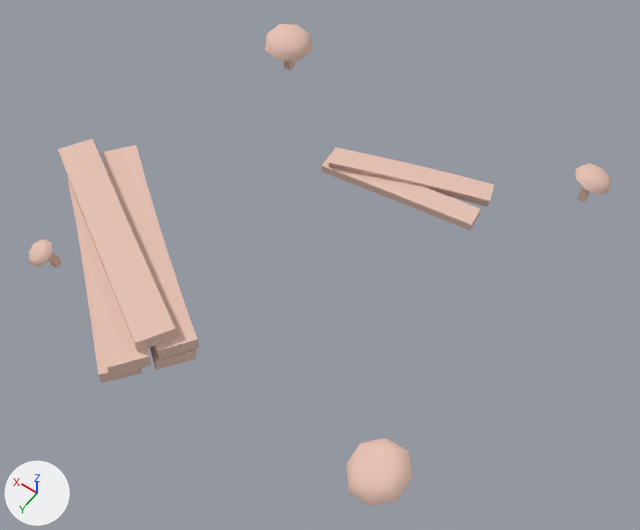
Renders of the glTF model Assets/Houses/House_Construction_2x2.glb from each side of a commit.
Camera for both pictures: a 50 mm lens placed at (-1.69, 2.45, 3.48), pointed at (-0.07, 0.18, -0.09). The axes (+X, +Y, +Z) are drawn at lower left. The lights are the same throughout. Where no turn or scale is listed for an object, it has been applied to the vertices. Vertices at the same position are counted once.

Before the edit, the objects in view are built like this:
```python
ob_cube_012 = bpy.data.objects.new('Cube.012', me_mesh)
ob_cube_012.location = (-0.996, -0.966, 0.151)
ob_cube_013 = bpy.data.objects.new('Cube.013', me_cube_035)
ob_cube_013.location = (0.988, 0.978, -0.04)
ob_cube_016 = bpy.data.objects.new('Cube.016', me_mesh_001)
ob_cube_016.location = (-0.969, 1.058, 0.174)
ob_cube_018 = bpy.data.objects.new('Cube.018', me_cube_029)
ob_cube_018.location = (1.192, 0.279, -0.021)
ob_cube_019 = bpy.data.objects.new('Cube.019', me_cube_001)
ob_cube_019.location = (1.314, 0.437, -0.021)
ob_cube_020 = bpy.data.objects.new('Cube.020', me_cube_002)
ob_cube_020.location = (1.192, 0.278, 0.057)
ob_cube_021 = bpy.data.objects.new('Cube.021', me_cube_003)
ob_cube_021.location = (1.296, 0.451, 0.057)
ob_cube_022 = bpy.data.objects.new('Cube.022', me_mesh_003)
ob_cube_022.location = (0.979, -0.964, 0.133)
ob_cube_022.rotation_euler = (-0.101, -0.0809, 0.255)  # degrees (-5.8, -4.6, 15)
ob_cube_022.scale = (0.183, 0.183, 0.183)
ob_cube_023 = bpy.data.objects.new('Cube.023', me_cube_004)
ob_cube_023.location = (1.338, 0.437, 0.136)
# also in view: 'Cube.024' at (-0.16, -0.42, 0.0); 'Cube.025' at (-0.16, -0.52, 0.02)
```
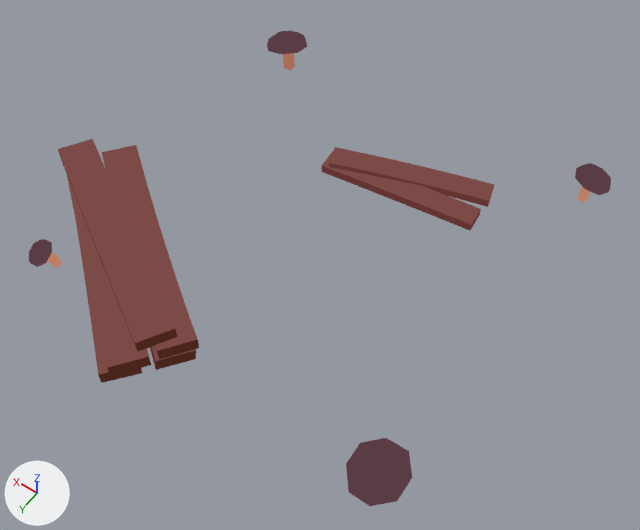
Boxes (x1, y1, x2, y2) around the edits, measured in the pictures (640 x 530 px):
'Cube.023', recoloured, surface changed (beige to brown)
    both: (58, 139, 177, 351)
'Cube.020', recoloured, surface changed (beige to brown)
    both: (102, 145, 199, 359)
'Cube.021', recoloured, surface changed (beige to brown)
    both: (67, 176, 151, 376)
'Cube.016', recoloured, surface changed (beige to brown)
    both: (346, 438, 412, 506)
'Cube.025', recoloured, surface changed (beige to brown)
    both: (329, 147, 494, 207)
'Cube.024', recoloured, surface changed (beige to brown)
    both: (322, 151, 481, 230)
'Cube.022', recoloured, surface changed, moved, turned, rescaled (beige to brown)
    before: (265, 24, 312, 61)
    after: (267, 31, 307, 54)
'Cube.019', recoloured (beige to brown)
    both: (75, 219, 142, 383)
'Cube.012', recoloured, surface changed (beige to brown)
    both: (575, 163, 611, 195)
'Cube.018', recoloured
    both: (150, 346, 196, 370)
'Cube.017', recoloured, surface changed (beige to brown)
    both: (29, 239, 52, 267)
'Cube.013', recoloured, surface changed
    both: (47, 253, 61, 268)

Patch to the scene script:
```diff
--- a/Assets/Houses/House_Construction_2x2.glb.py
+++ b/Assets/Houses/House_Construction_2x2.glb.py
@@ mat_eumlingmat @@
+mat_eumlingmat = bpy.data.materials.new('EumlingMat')
+# uses the picture img_eumlingpalette
@@ me_cube_029 @@
 me_cube_029.from_pydata(...)  # 44 vertices, 84 faces; spans x -1.133..0.058, y -0.074..0.865, z -0.036..0.036
-me_cube_029.materials.append(mat_clayhouse)  # beige #e7c3b4
+me_cube_029.materials.append(mat_eumlingmat)
@@ me_cube_001 @@
 me_cube_001.from_pydata(...)  # 44 vertices, 84 faces; spans x -1.098..0.057, y -0.074..0.902, z -0.036..0.036
-me_cube_001.materials.append(mat_clayhouse)  # beige #e7c3b4
+me_cube_001.materials.append(mat_eumlingmat)
@@ me_cube_002 @@
 me_cube_002.from_pydata(...)  # 44 vertices, 84 faces; spans x -1.141..0.057, y -0.075..0.844, z -0.036..0.036
-me_cube_002.materials.append(mat_clayhouse)  # beige #e7c3b4
+# me_cube_002 part 1: texture (UV) coordinates of 84 of 84 faces, centred in x -1.105..0.021, y -0.048..0.819, z -0.036..0.036, changed; they spanned u 0.12..0.88, v 0.0..1.0 and now span u 0.53..0.66, v 0.39..0.43
+me_cube_002.materials.append(mat_eumlingmat)
@@ me_cube_003 @@
 me_cube_003.from_pydata(...)  # 44 vertices, 84 faces; spans x -1.126..0.057, y -0.075..0.865, z -0.036..0.036
-me_cube_003.materials.append(mat_clayhouse)  # beige #e7c3b4
+# me_cube_003 part 2: texture (UV) coordinates of 84 of 84 faces, centred in x -1.09..0.021, y -0.048..0.839, z -0.036..0.036, changed; they spanned u 0.12..0.88, v 0.0..1.0 and now span u 0.53..0.66, v 0.39..0.43
+me_cube_003.materials.append(mat_eumlingmat)
@@ me_cube_004 @@
 me_cube_004.from_pydata(...)  # 44 vertices, 84 faces; spans x -1.203..0.047, y -0.082..0.738, z -0.045..0.036
-me_cube_004.materials.append(mat_clayhouse)  # beige #e7c3b4
+# me_cube_004 part 3: texture (UV) coordinates of 84 of 84 faces, centred in x -1.172..0.016, y -0.059..0.716, z -0.045..0.036, changed; they spanned u 0.12..0.88, v 0.0..1.0 and now span u 0.53..0.66, v 0.39..0.43
+me_cube_004.materials.append(mat_eumlingmat)
@@ me_cube_035 @@
 me_cube_035.from_pydata(...)  # 44 vertices, 84 faces; spans x -0.026..0.026, y -0.017..0.088, z -0.001..0.159
-me_cube_035.materials.append(mat_clayhouse)  # beige #e7c3b4
+# me_cube_035 part 4: texture (UV) coordinates of 84 of 84 faces, centred in x -0.025..0.025, y -0.017..0.079, z 0.0..0.151, changed; they spanned u 0.12..0.88, v 0.0..1.0 and now span u 0.34..0.35, v 0.22..0.22
+me_cube_035.materials.append(mat_eumlingmat)
@@ me_mesh @@
 me_mesh.from_pydata(...)  # 25 vertices, 40 faces; spans x -0.093..0.107, y -0.095..0.107, z -0.062..0.036
-me_mesh.materials.append(mat_clayhouse)  # beige #e7c3b4
+# me_mesh part 5: texture (UV) coordinates of 40 of 40 faces, centred in x -0.083..0.093, y -0.086..0.094, z -0.047..0.031, changed; they spanned u 0.38..0.88, v 0.0..1.0 and now span u 0.58..0.61, v 0.64..0.67
+me_mesh.materials.append(mat_eumlingmat)
@@ me_mesh_001 @@
 me_mesh_001.from_pydata(...)  # 25 vertices, 40 faces; spans x -0.141..0.121, y -0.144..0.122, z -0.091..0.054
-me_mesh_001.materials.append(mat_clayhouse)  # beige #e7c3b4
+# me_mesh_001 part 6: texture (UV) coordinates of 40 of 40 faces, centred in x -0.133..0.119, y -0.131..0.117, z -0.072..0.049, changed; they spanned u 0.38..0.88, v 0.0..1.0 and now span u 0.58..0.61, v 0.64..0.67
+me_mesh_001.materials.append(mat_eumlingmat)
@@ me_mesh_002 @@
 me_mesh_002.from_pydata(...)  # 25 vertices, 40 faces; spans x -0.0744..0.0619, y -0.0724..0.0552, z -0.0583..0.036
-me_mesh_002.materials.append(mat_clayhouse)  # beige #e7c3b4
+# me_mesh_002 part 7: texture (UV) coordinates of 40 of 40 faces, centred in x -0.0684..0.0598, y -0.0653..0.0534, z -0.0457..0.0333, changed; they spanned u 0.38..0.88, v 0.0..1.0 and now span u 0.58..0.61, v 0.64..0.67
+me_mesh_002.materials.append(mat_eumlingmat)
@@ me_mesh_003 @@
 me_mesh_003.from_pydata(...)  # 25 vertices, 40 faces; spans x -0.8..0.8, y -0.8..0.8, z -0.25..0.21
 # used by ob_cube_022; location = (0.979, -0.964, 0.133); rotation_euler = (-0.101, -0.0809, 0.255), in degrees (-5.8, -4.6, 15); scale = (0.183, 0.183, 0.183)
-me_mesh_003.materials.append(mat_clayhouse)  # beige #e7c3b4
+# me_mesh_003 part 10: texture (UV) coordinates of 40 of 40 faces, centred in x -0.7..0.7, y -0.7..0.7, z -0.17..0.17, changed; they spanned u 0.38..0.88, v 0.0..1.0 and now span u 0.58..0.61, v 0.64..0.67
+me_mesh_003.materials.append(mat_eumlingmat)
@@ me_cube_005 @@
 me_cube_005.from_pydata(...)  # 44 vertices, 84 faces; spans x -0.007..0.878, y -0.062..0.16, z -0.03..0.024
-me_cube_005.materials.append(mat_clayhouse)  # beige #e7c3b4
+# me_cube_005 part 8: texture (UV) coordinates of 84 of 84 faces, centred in x -0.002..0.873, y -0.059..0.156, z -0.029..0.024, changed; they spanned u 0.12..0.88, v 0.0..1.0 and now span u 0.53..0.66, v 0.39..0.43
+me_cube_005.materials.append(mat_eumlingmat)
@@ me_cube_006 @@
 me_cube_006.from_pydata(...)  # 44 vertices, 84 faces; spans x -0.019..0.851, y -0.06..0.353, z -0.024..0.065
-me_cube_006.materials.append(mat_clayhouse)  # beige #e7c3b4
+# me_cube_006 part 9: texture (UV) coordinates of 84 of 84 faces, centred in x -0.006..0.835, y -0.051..0.334, z -0.022..0.063, changed; they spanned u 0.12..0.88, v 0.0..1.0 and now span u 0.53..0.66, v 0.39..0.43
+me_cube_006.materials.append(mat_eumlingmat)
@@ ob_cube_022 @@
 ob_cube_022 = bpy.data.objects.new('Cube.022', me_mesh_003)
-ob_cube_022.location = (0.979, -0.964, 0.133)
-ob_cube_022.rotation_euler = (-0.101, -0.0809, 0.255)  # degrees (-5.8, -4.6, 15)
-ob_cube_022.scale = (0.183, 0.183, 0.183)
+ob_cube_022.location = (0.994, -0.962, 0.122)
+ob_cube_022.rotation_euler = (0.233, 0.119, 0.374)  # degrees (13, 6.8, 21)
+ob_cube_022.scale = (0.158, 0.158, 0.158)
```
